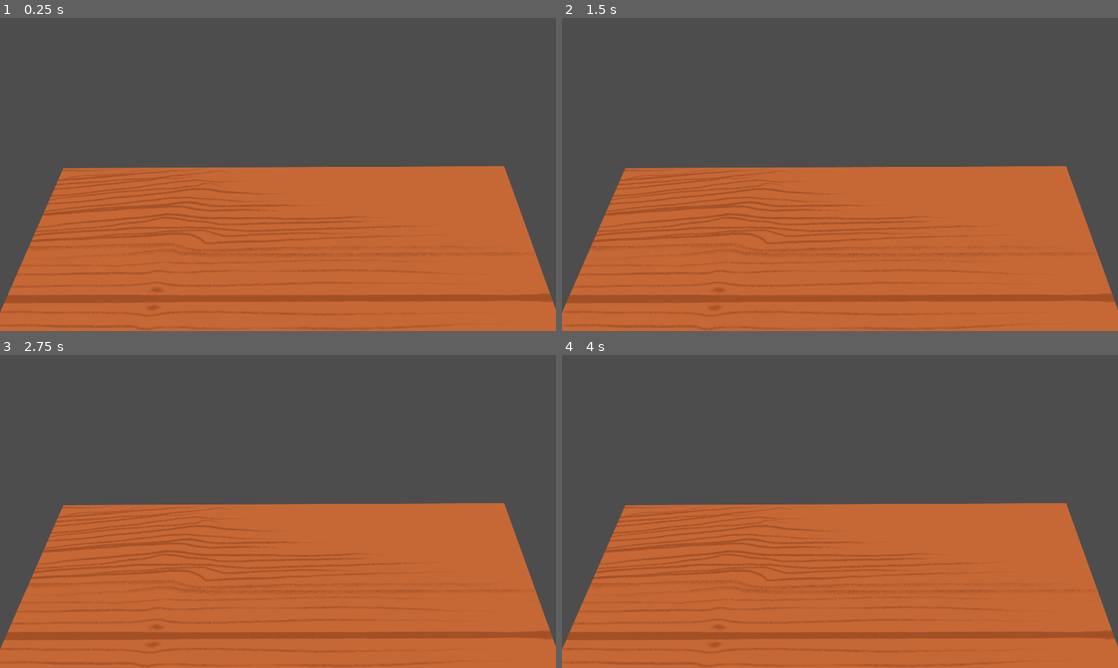
Above: before the commit, frames 1-4 (two rows, left to right).
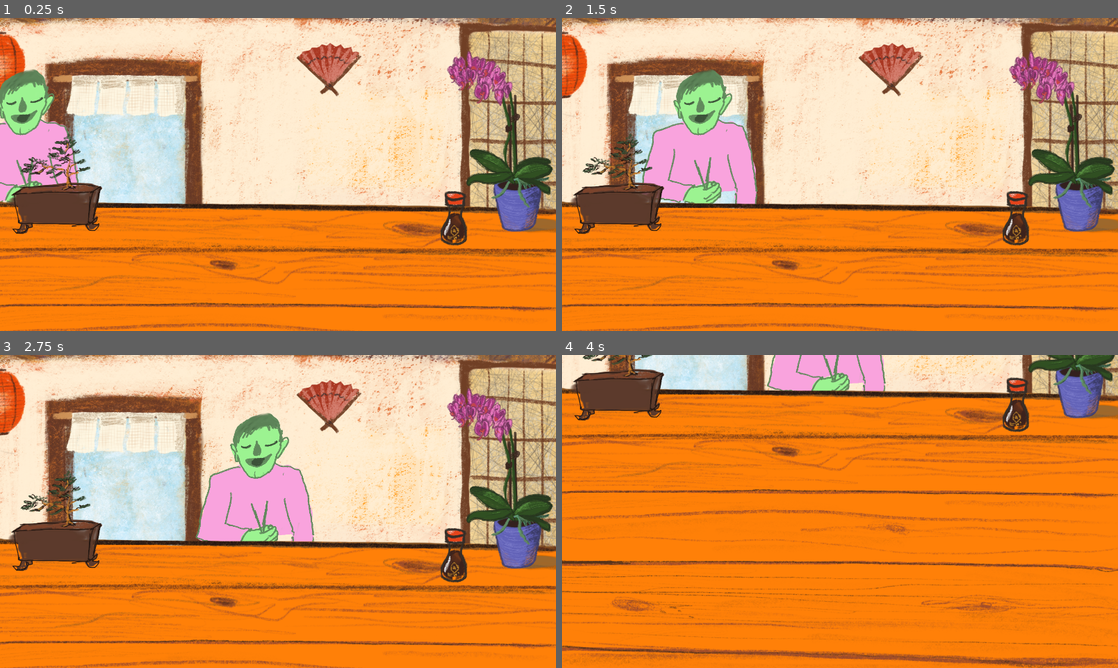
Above: after the commit, the same moments.

Repository: onadirli/secretsushi
Game: Godot game, scene res://scenes/customer_queue.tscn
Same seed, same stepped clock (60 frames per second), same inputs: the game is played once before the commit and once after it. This scene is started directly instead of the project's main scene.
Inputs:
- Up to frame 1 (0.25 s): no input
- Up to frame 2 (1.5 s): no input
- Up to frame 3 (2.75 s): no input
- Up to frame 4 (4 s): no input

The runs differ from the first frame. In frame 1, 99% of the frame differs, in the area x 0-100%, y 0-100%; in frame 2, 99%; in frame 3, 99%; in frame 4, 99%.

Commit message:
adds customer walking animations

Diff:
--- /dev/null
+++ b/scenes/customer_queue.gd
@@ -0,0 +1,42 @@
+extends Node2D
+
+enum State {CustomerWalkingIn, CustomerOrdering, CookingMinigame, CookingResult, CustomerReaction, CustomerWalkingOut}
+const CUSTOMER_CENTER_PROGRESS = 1160
+const CUSTOMER_END_PROGRESS = 3823
+
+var curr_customer = null
+
+var game_state: State = State.CustomerWalkingIn
+
+# Called when the node enters the scene tree for the first time.
+func _ready() -> void:
+	curr_customer = $Customer
+
+
+# Called every frame. 'delta' is the elapsed time since the previous frame.
+func _process(delta: float) -> void:
+
+	if game_state == State.CustomerWalkingIn:
+		var p = $CustomerPath/Follower.progress
+		p = min(CUSTOMER_CENTER_PROGRESS, p + delta * 400)
+		$CustomerPath/Follower.progress = p
+		if p == CUSTOMER_CENTER_PROGRESS:
+			game_state += 1
+			camera_down()
+			print("go go")
+
+	elif game_state == State.CustomerWalkingOut:
+		var p = $CustomerPath/Follower.progress
+		p = min(CUSTOMER_END_PROGRESS, p + delta * 400)
+
+	curr_customer.position = $CustomerPath/Follower.position
+	#if curr_customer_target_progress == CUSTOMER_CENTER_PROGRESS:
+
+
+func camera_down():
+	var t = create_tween()
+	t.tween_property($Camera2D, "position", $CameraCounterPosition.position, 0.5)
+
+func camera_up():
+	var t = create_tween()
+	t.tween_property($Camera2D, "position", $CameraStartingPosition.position, 0.5)
--- a/scenes/customer_queue.tscn
+++ b/scenes/customer_queue.tscn
@@ -1,32 +1,55 @@
-[gd_scene load_steps=4 format=3 uid="uid://c7ydnsdxhos6f"]
+[gd_scene load_steps=6 format=3 uid="uid://c7ydnsdxhos6f"]
 
-[ext_resource type="Texture2D" uid="uid://dtilho878c7mw" path="res://assets/img/placeholders/counter_skewed.png" id="1_rko4j"]
+[ext_resource type="Script" path="res://scenes/customer_queue.gd" id="1_h8bkd"]
 [ext_resource type="Texture2D" uid="uid://b0tthd1a43rxi" path="res://assets/img/placeholders/customer.png" id="2_xye3x"]
+[ext_resource type="Texture2D" uid="uid://1nu6s43ub4qv" path="res://assets/img/placeholders/counter_bigger.png" id="3_v66qs"]
+[ext_resource type="Texture2D" uid="uid://clsl1hm0oi0ou" path="res://assets/img/placeholders/restaurant_background.png" id="4_qfnky"]
 
 [sub_resource type="Curve2D" id="Curve2D_8yryn"]
 _data = {
-"points": PackedVector2Array(0, 0, 0, 0, -22, 529, -39.55, - …(507 unchanged characters)… 5837, 1156, 472, 0, 0, 0, 0, 1250, 537, -77.1876, -1.60201, 77.1876, 1.60201, 1383, 469, 0, 0, 0, 0, 1490, 540, -86.5083, -0.873821, 86.5083, 0.873821, 1617, 467, 0, 0, 0, 0, 1731, 540, -68.8862, -5.09729, 68.8862, 5.09729, 1854, 466, 0, 0, 0, 0, 1954, 542, -72.9641, -1.89328, 72.9641, 1.89328, 2106, 459, 0, 0, 0, 0, 2219, 546, -65.0997, 0, 65.0997, 0, 2357, 454, 0, 0, 0, 0, 2496, 546)
+"points": PackedVector2Array(0, 0, 0, 0, -22, 529, -39.55, - …(507 unchanged characters)… 5837, 1156, 472, 0, 0, 0, 0, 1250, 537, 0, 0, 0, 0, 1257, 520, 0, 0, 0, 0, 1261, 513, -77.1876, -1.60201, 77.1876, 1.60201, 1350, 471, 0, 0, 0, 0, 1428, 535, -86.5083, -0.873821, 86.5083, 0.873821, 1527, 468, 0, 0, 0, 0, 1625, 539, -68.8862, -5.09729, 68.8862, 5.09729, 1724, 466, 0, 0, 0, 0, 1801, 539, -72.9641, -1.89328, 72.9641, 1.89328, 1909, 462, 0, 0, 0, 0, 1991, 542, -65.0997, 0, 65.0997, 0, 2095, 465, 0, 0, 0, 0, 2185, 540, -50.4035, -1.90922, 50.4035, 1.90922, 2272, 465, 0, 0, 0, 0, 2355, 541, -50.3806, -1.6856, 50.3806, 1.6856, 2445, 464, 0, 0, 0, 0, 2528, 538, -60.4942, -2.99661, 60.4942, 2.99661, 2622, 465, 0, 0, 0, 0, 2694, 539, -52.628, -2.62204, 52.628, 2.62204, 2776, 459, 0, 0, 0, 0, 2857, 538)
 }
-point_count = 27
+point_count = 37
 
 [node name="CustomerQueue" type="Node2D"]
 position = Vector2(1, 0)
+script = ExtResource("1_h8bkd")
 
-[node name="CounterSkewed" type="Sprite2D" parent="."]
-position = Vector2(939, 743)
-texture = ExtResource("1_rko4j")
-region_rect = Rect2(0, 0, 2360, 1314.43)
+[node name="RestaurantBackground" type="Sprite2D" parent="."]
+position = Vector2(960, 753)
+texture = ExtResource("4_qfnky")
 
-[node name="Path2D" type="Path2D" parent="."]
-position = Vector2(-137, 2)
-curve = SubResource("Curve2D_8yryn")
+[node name="Counter" type="Sprite2D" parent="."]
+z_index = 5
+position = Vector2(960, 750)
+texture = ExtResource("3_v66qs")
 
-[node name="PathFollow2D" type="PathFollow2D" parent="Path2D"]
-position = Vector2(1091.82, 494.026)
-rotation = -0.681912
-progress = 1400.0
+[node name="Camera2D" type="Camera2D" parent="."]
+position = Vector2(960, 540)
+position_smoothing_enabled = true
+rotation_smoothing_enabled = true
+
+[node name="CameraStartingPosition" type="Marker2D" parent="."]
+position = Vector2(960, 540)
+
+[node name="CameraCounterPosition" type="Marker2D" parent="."]
+position = Vector2(960, 1067)
+
+[node name="CustomerOrderBubblePosition" type="Marker2D" parent="."]
+position = Vector2(1153, 305)
 
 [node name="Customer" type="Sprite2D" parent="."]
+z_index = 4
 position = Vector2(3618, 854)
 scale = Vector2(0.304237, 0.305976)
 texture = ExtResource("2_xye3x")
+
+[node name="CustomerPath" type="Path2D" parent="."]
+position = Vector2(-501, 35)
+curve = SubResource("Curve2D_8yryn")
+
+[node name="Follower" type="PathFollow2D" parent="CustomerPath"]
+position = Vector2(-22, 529)
+rotation = 0.0294406
+rotates = false
+loop = false
Binary file added: assets/img/placeholders/counter_bigger.png
Not shown, added: assets/img/placeholders/counter_bigger.png.import
Binary file added: assets/img/placeholders/restaurant_background.png
Not shown, added: assets/img/placeholders/restaurant_background.png.import
